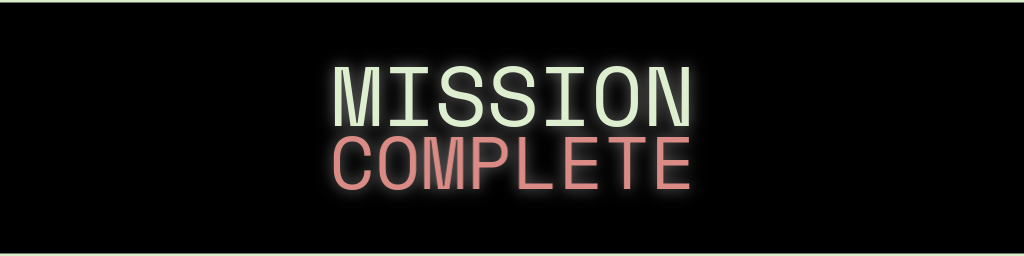
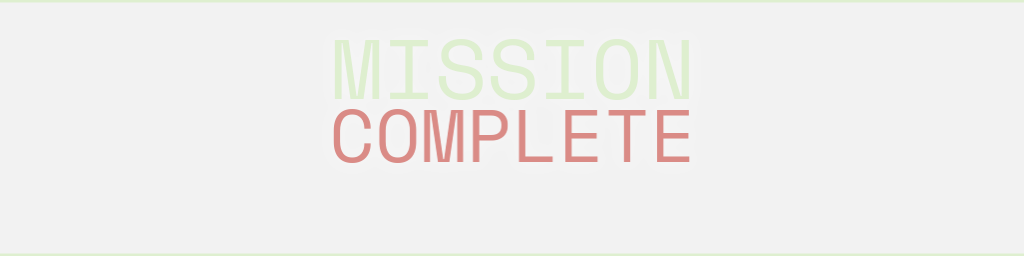
Layered file, before and after one edit (1024x256). Changes by layer:
removed layer "Pasted Layer" over 333, 66, 690, 190
"Drop Shadow": opacity 50% → 100%, painted on it over 313, 21, 710, 210
"Layer #2": opacity 100% → 5% over 0, 2, 1024, 254
